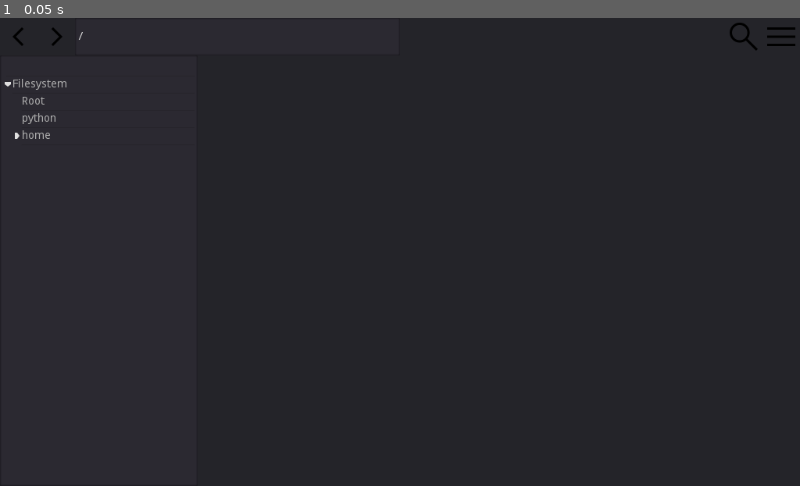
Above: before the commit, frame 1.
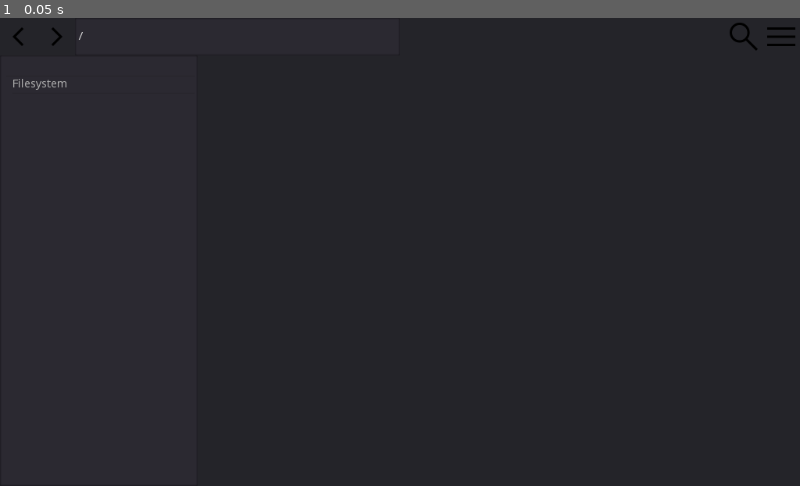
Above: after the commit, the same moment.

Repository: Koumarin/file-manager
Game: Godot game, scene res://scn/main.tscn
Two runs of this game, one before a commit and one after it. Both use one fixed random seed, a clock stepped at 60 frames per second and the inputs below. The engine's default icon, where the game draws it, is replaced by a stand-in: a white triangle on a blue panel in a dark square.
Inputs:
- Up to frame 1 (0.05 s): no input

The runs differ from the first frame. In frame 1, 0.1% of the frame differs, in the area x 0-7%, y 13-26%.

Commit message:
fix displaying gtk bookmarks inside root

Diff:
--- a/scn/file-tree.tscn
+++ b/scn/file-tree.tscn
@@ -23,15 +23,24 @@
 		item.disable_folding = true
 
 	## Filesystem root.
-	root = create_item(root)
-	root.set_text(0, 'Filesystem')
-	root.set_selectable(0, false)
+	if OS.get_name() == 'Windows':
+		root = create_item(root)
+		root.set_text(0, 'Filesystem')
+		root.set_selectable(0, false)
 
-	for i in range(directory.get_drive_count()):
-		var path := get_drive(i)
-		var dir  := add_directory(root, path)
+		for i in range(directory.get_drive_count()):
+			var path := get_drive(i)
+			var dir  := add_directory(root, path)
 
-		update_subdirectories(dir)
+			update_subdirectories(dir)
+	else:
+		root = create_item(root)
+		root.set_text(0, 'Filesystem')
+		root.set_metadata(0, '/')
+		root.set_selectable(0, true)
+		root.collapsed = true
+
+		update_subdirectories(root)
 
 func update_subdirectories(root: TreeItem) -> void:
 	var path: String = cascade_tree(root)
@@ -77,11 +86,11 @@
 
 	if not item.get_parent().get_metadata(0):
 		return path
-	elif not path:
+	elif not path or path == '/':
 		return ''
 	else:
 		var delim := '' if path.ends_with('/') else '/'
-		return cascade_tree(item.get_parent()) + delim + item.get_metadata(0)
+		return cascade_tree(item.get_parent()) + item.get_metadata(0) + delim
 
 func _on_item_activated() -> void:
 	var selected_node = get_selected()
Not shown, changed: icon.png.import
